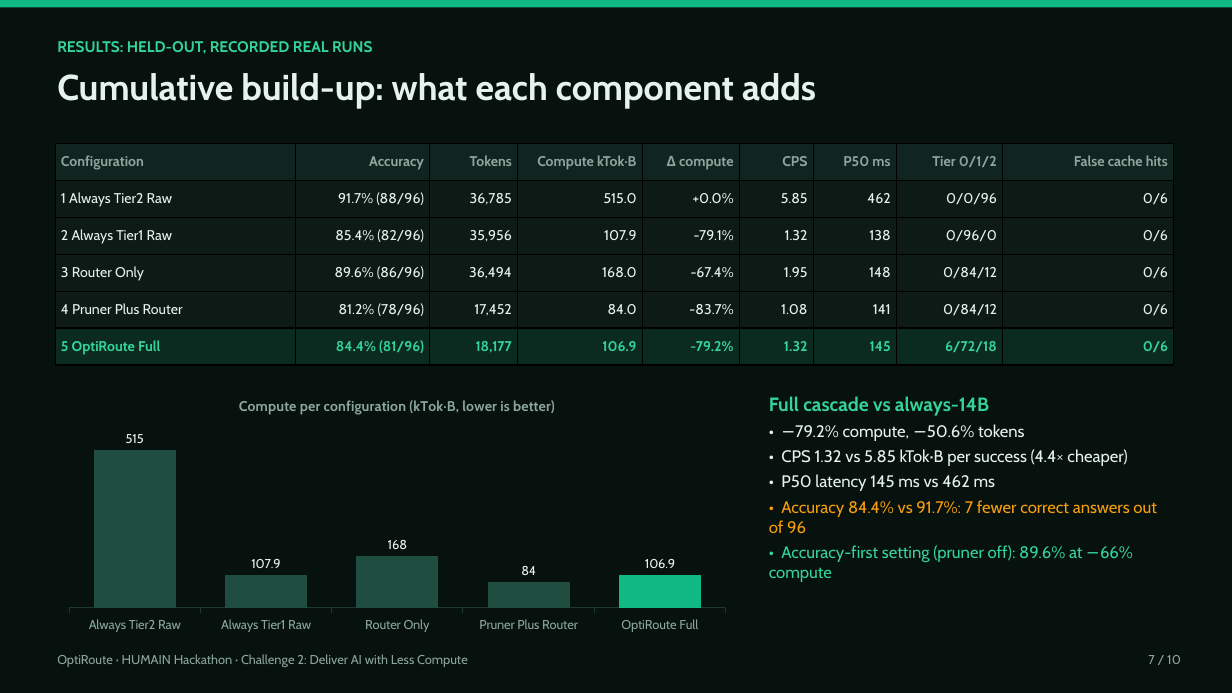
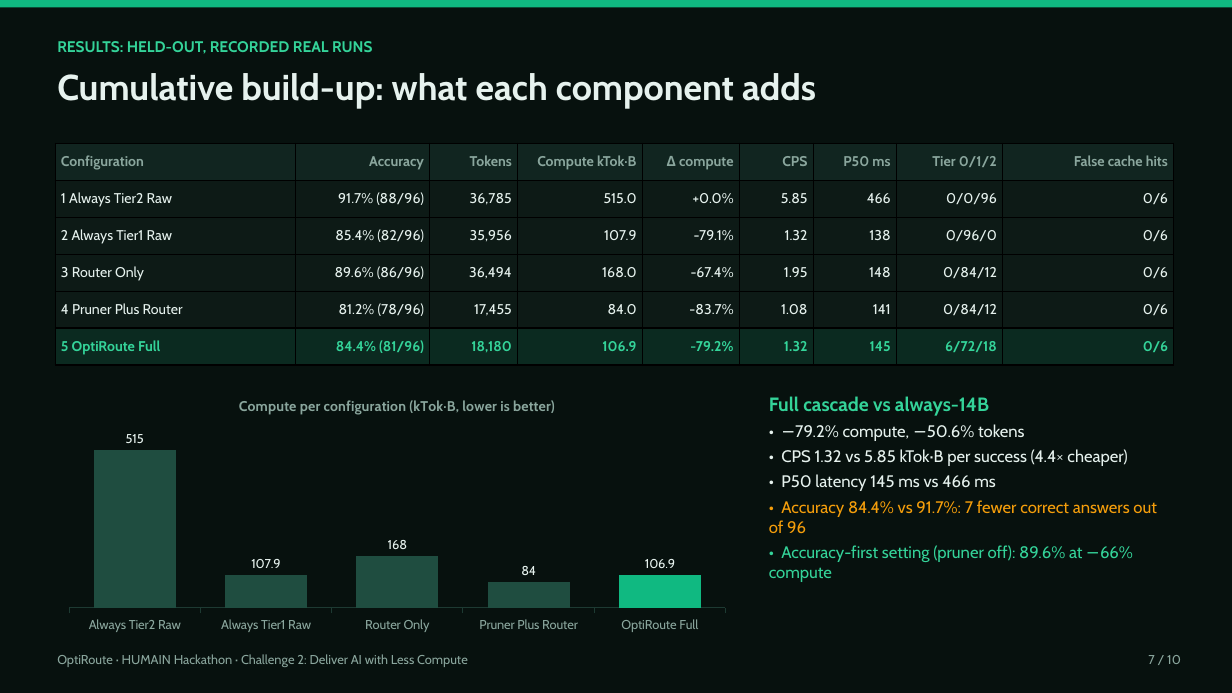
Before and after one commit to nawafalduaij/optiroute, a slide deck: slide 7 of deliverables/OptiRoute_Presentation.pptx. Drawn at 1232x693 pixels with LibreOffice and Linux fonts; fonts in the diff are those of the drawing. Boxes give left, top, right and bottom in pixels: in the first picture for what was removed or moved away, otherwise in the second. Text is boxed around its words. In the diff, an @@ line names an element or a change of style, - is before the commit and + after.

```diff
--- a/deliverables/OptiRoute_Presentation.pptx
+++ b/deliverables/OptiRoute_Presentation.pptx
@@ table at (x1=55, y1=143, x2=1174, y2=365) @@
-row 2, column 7: 462
+row 2, column 7: 466
-row 5, column 3: 17,452
+row 5, column 3: 17,455
-row 6, column 3: 18,177
+row 6, column 3: 18,180
@@ text at (x1=781, y1=474, x2=996, y2=491): text changed @@
-• P50 latency 145 ms vs 462 ms
+• P50 latency 145 ms vs 466 ms
```
Also in this commit, not shown: 6 other slides changed, 25 other files.
